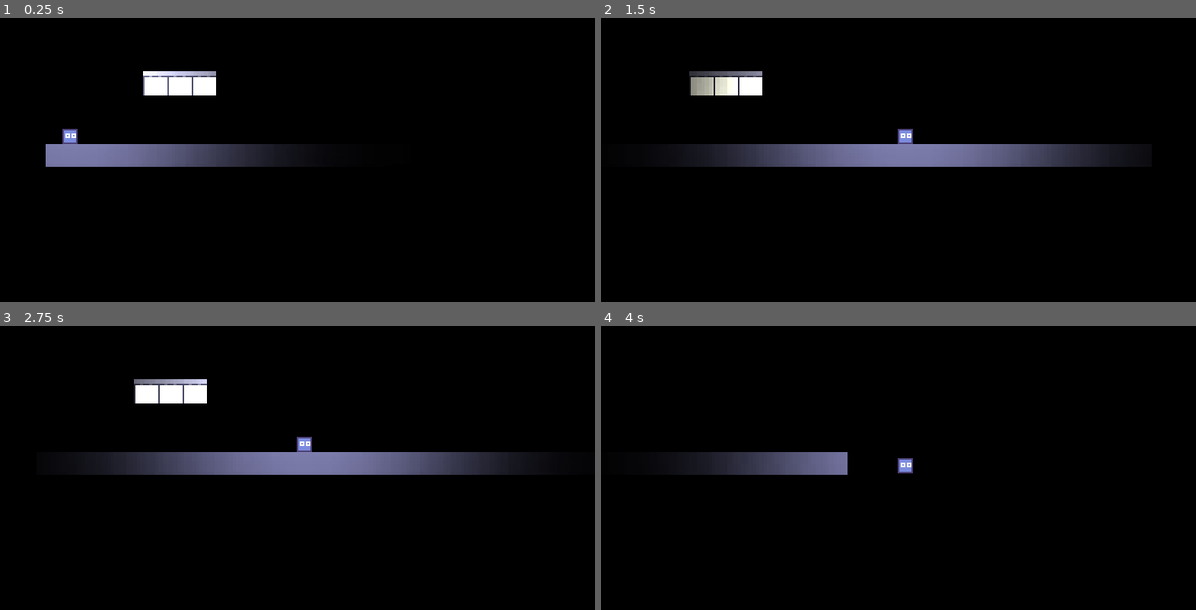
Above: before the commit, frames 1-4 (two rows, left to right).
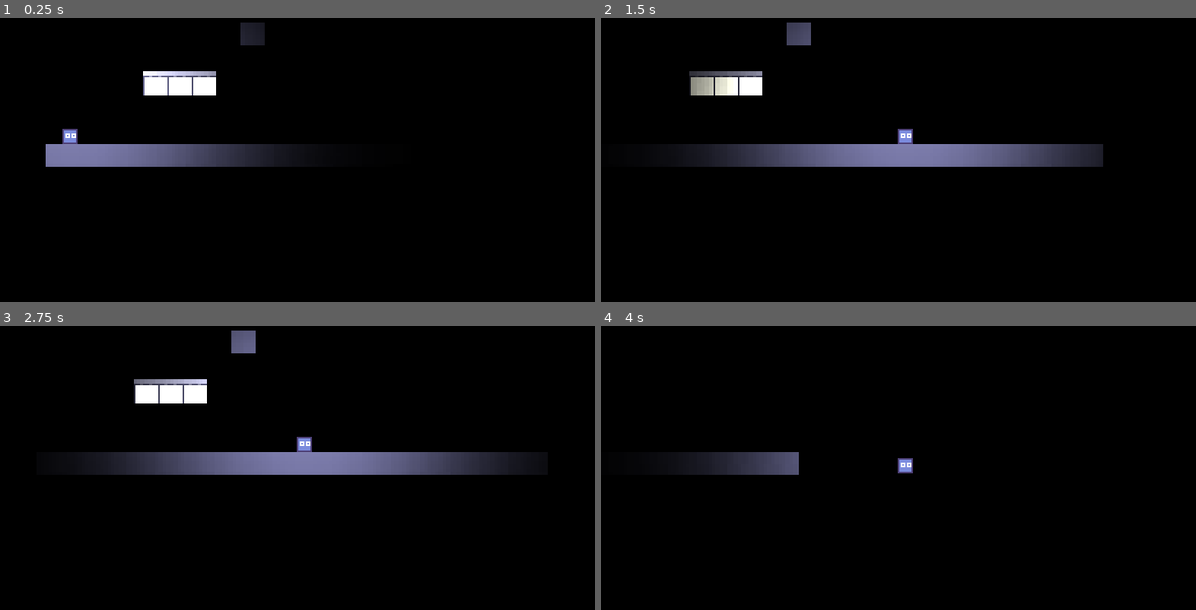
Above: after the commit, the same moments.

Repository: Pitanova/Global-Game-Jam-2022
Game: Godot game, scene res://Scenes/level.tscn
The game is run twice, just before and just after one commit, with the same random seed, the same clock (stepped at 60 frames per second) and the same inputs.
Inputs:
- Up to frame 1 (0.25 s): no input
- Up to frame 2 (1.5 s): tap Enter at 0.5 s; hold D (right) from 0.53 s (still down); tap Space (jump) at 0.77 s
- Up to frame 3 (2.75 s): tap Space (jump) at 1.52 s; release D (right) at 2.03 s; hold A (left) from 2.03 s (still down)
- Up to frame 4 (4 s): release A (left) at 2.78 s; hold D (right) from 2.78 s (still down); tap Space (jump) at 3.02, 3.77 s

The runs differ from the first frame. In frame 1, 0.3% of the frame differs, in the area x 40-45%, y 1-10%; in frame 2, 0.7%, in the area x 31-90%, y 1-53%; in frame 3, 0.3%; in frame 4, 0.7%.

Commit message:
added tile map

Diff:
--- a/Scenes/level.tscn
+++ b/Scenes/level.tscn
@@ -9,16 +9,23 @@
 [node name="CanvasModulate" type="CanvasModulate" parent="."]
 color = Color( 0, 0, 0, 1 )
 
-[node name="TileMap" type="TileMap" parent="."]
+[node name="Platforms" type="TileMap" parent="."]
 tile_set = ExtResource( 1 )
 cell_size = Vector2( 16, 16 )
 collision_layer = 2
 format = 1
-tile_data = PoolIntArray( 196612, 1, 0, 196613, 1, 0, 196614, 1, 0, 393216, 3, 0, 393217, 3, 0, 393218, 3, 0, 393219, 3, 0, 393220, 3, 0, 393221, 3, 0, 393222, 3, 0, 393223, 3, 0, 393224, 3, 0, 393225, 3, 0, 393226, 3, 0, 393227, 3, 0, 393228, 3, 0, 393229, 3, 0, 393230, 3, 0, 393231, 3, 0, 393232, 3, 0, 393233, 3, 0, 393234, 3, 0, 393235, 3, 0, 393236, 3, 0, 393237, 3, 0, 393238, 3, 0 )
+tile_data = PoolIntArray( 196612, 1, 0, 196613, 1, 0, 196614, 1, 0 )
+
+[node name="Glass" type="TileMap" parent="."]
+tile_set = ExtResource( 1 )
+cell_size = Vector2( 16, 16 )
+collision_layer = 4
+format = 1
+tile_data = PoolIntArray( 65544, 3, 0, 393216, 3, 0, 393217, 3, 0, 393218, 3, 0, 393219, 3, 0, 393220, 3, 0, 393221, 3, 0, 393222, 3, 0, 393223, 3, 0, 393224, 3, 0, 393225, 3, 0, 393226, 3, 0, 393227, 3, 0, 393228, 3, 0, 393229, 3, 0, 393230, 3, 0, 393231, 3, 0, 393232, 3, 0, 393233, 3, 0, 393234, 3, 0, 393235, 3, 0, 393236, 3, 0 )
 
 [node name="Player" parent="." instance=ExtResource( 2 )]
 position = Vector2( 16, 91 )
-collision_mask = 2
+collision_mask = 6
 jump_height = 50.0
 
 [node name="Camera2D" type="Camera2D" parent="Player"]
--- a/Scripts/player.gd
+++ b/Scripts/player.gd
@@ -27,7 +27,7 @@
 		rotation_degrees = 180
 		fall_gravity *= -1
 		dimension = true
-	elif Input.is_action_just_pressed("up") and dimension == true:
+	elif Input.is_action_just_pressed("up") and dimension == true and is_on_ceiling():
 		position.y = 91
 		rotation_degrees = 0
 		fall_gravity *= -1
--- a/project.godot
+++ b/project.godot
@@ -92,6 +92,7 @@
 
 2d_physics/layer_1="player"
 2d_physics/layer_2="platform"
+2d_physics/layer_3="glass"
 
 [physics]
 
